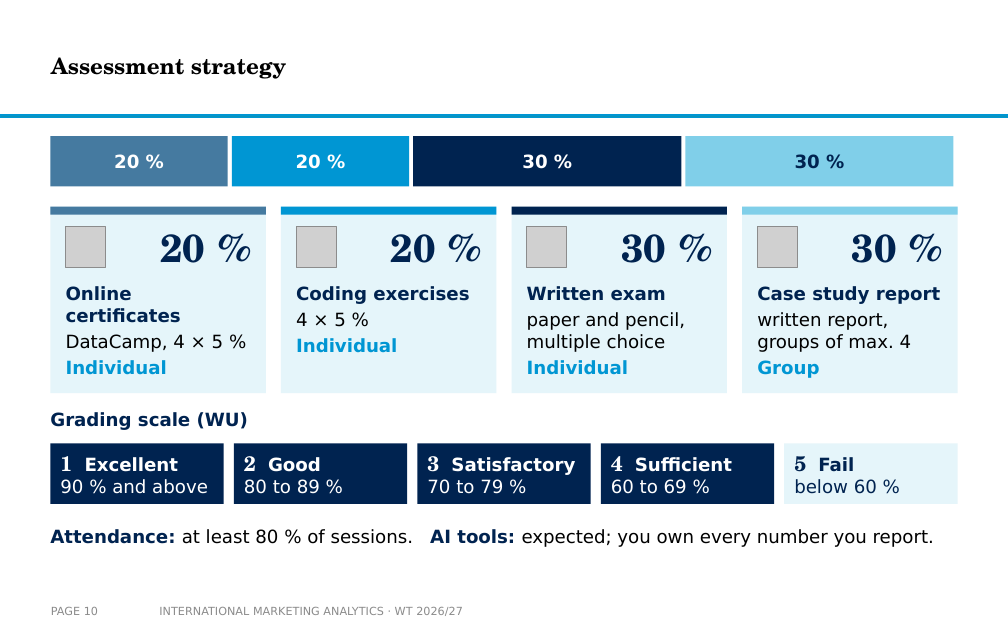
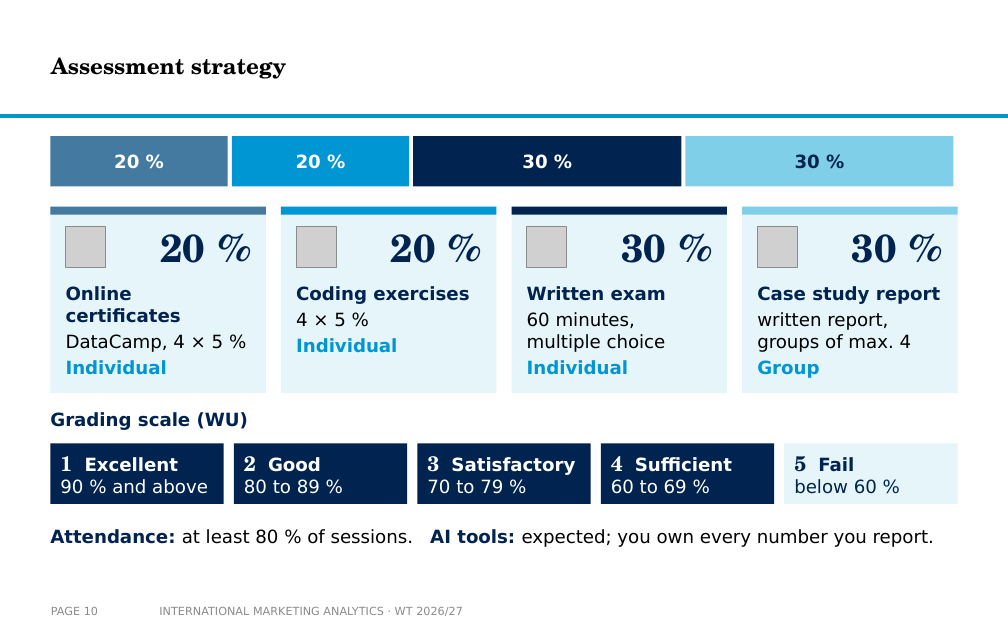
Before and after one commit to arnefloh-wu/International-Marketing-Analytics, a slide deck: slide 10 of slides/00a_course-content-and-style_WT26-27.pptx. Drawn at 1008x630 pixels with LibreOffice and Linux fonts; fonts in the diff are those of the drawing; grey boxes stand for pictures; background and template pictures are left out. Boxes give left, top, right and bottom in pixels: in the first picture for what was removed or moved away, otherwise in the second. Text is boxed around its words. In the diff, an @@ line names an element or a change of style, - is before the commit and + after.

```diff
--- a/slides/00a_course-content-and-style_WT26-27.pptx
+++ b/slides/00a_course-content-and-style_WT26-27.pptx
@@ text at (527, 312, 666, 352): text changed @@
-paper and pencil, multiple choice
+60 minutes, multiple choice
```
Also in this commit, not shown: 4 other slides changed, 2 other files.
